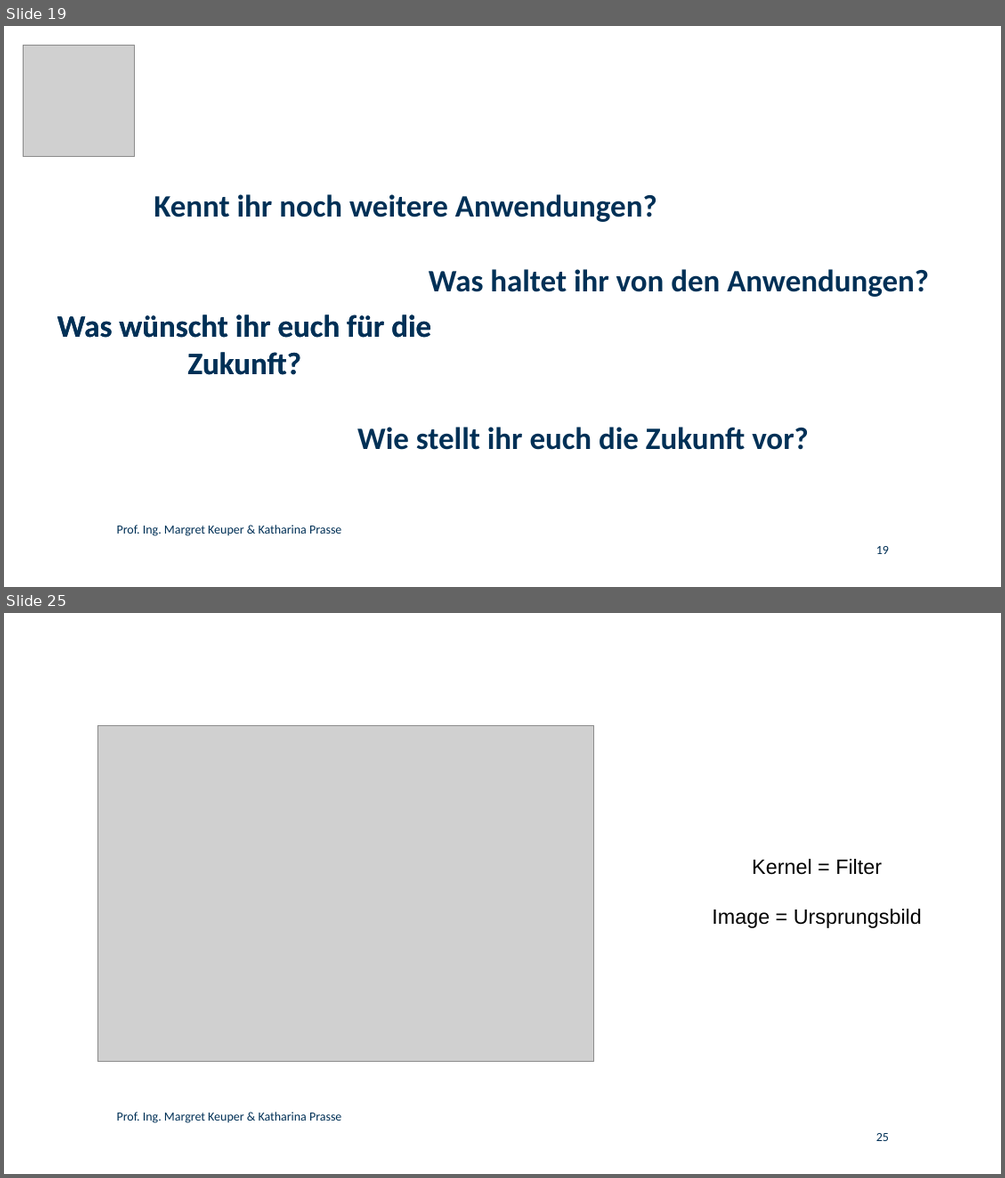
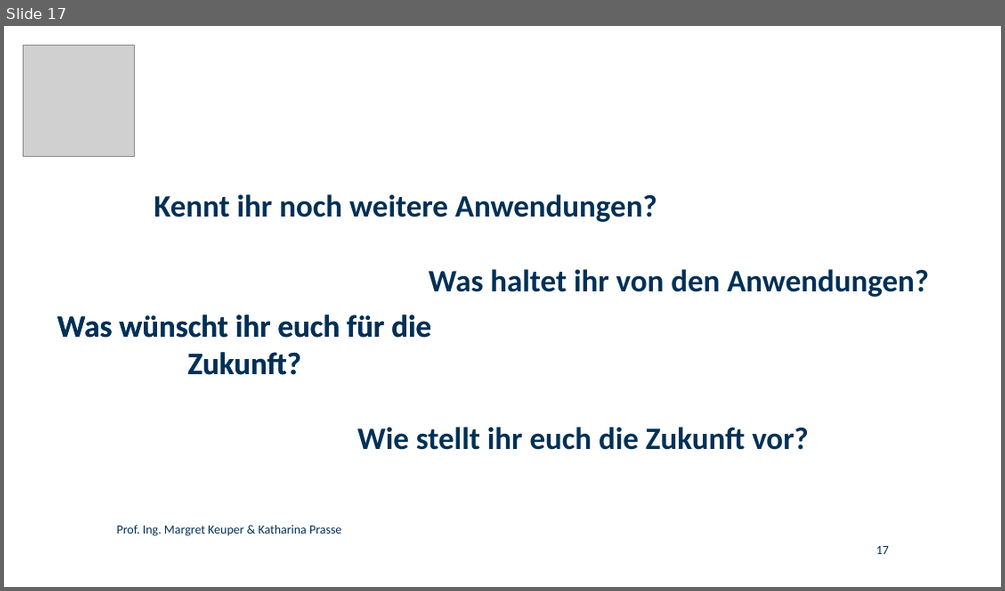
Before and after one commit to KathPra/Pixel-Power, a slide deck: folien_GirlsDay.odp. Shown one above the other, each under a label of ours: slides 19 and 25 before the commit, slide 17 after it; the slides between them are not shown. The pictures are 1005x1178 and 1005x591 pixels, drawn with LibreOffice and Linux fonts; fonts in the diff are those of the drawing; grey boxes stand for pictures; background and template pictures are left out. Boxes give left, top, right and bottom in pixels: in the first picture for what was removed or moved away, otherwise in the second. Text is boxed around its words. In the diff, an @@ line names an element or a change of style, - is before the commit and + after.

```diff
--- a/folien_GirlsDay.odp
+++ b/folien_GirlsDay.odp
@@ slide 25 removed at box(4, 613, 1001, 1174), background #FFFFFF @@
@@ picture removed at box(97, 725, 593, 1062) @@
@@ text removed at box(712, 859, 922, 928) @@
-Kernel = Filter
-Image = Ursprungsbild
@@ text removed at box(117, 1111, 341, 1123) @@
-Prof. Ing. Margret Keuper & Katharina Prasse
@@ page number removed at box(876, 1133, 889, 1141) @@
-25
@@ what was slide 19 is now slide 17 @@
@@ page number at box(876, 546, 889, 554): text changed @@
-19
+17
```
Also in this commit, not shown: 6 slides changed, 13 other slides removed.
